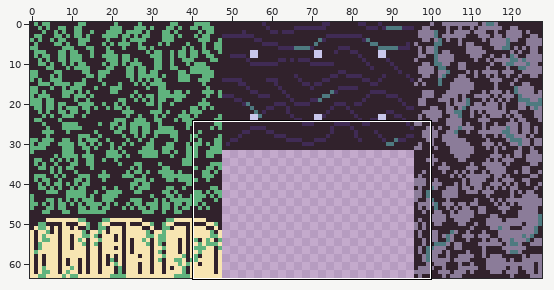
Sprite sheet -- art/ForestTileset-sheet.png. The picture above shows the old version from afar; the outline marks the close-up.
Close-up. Earlier state:
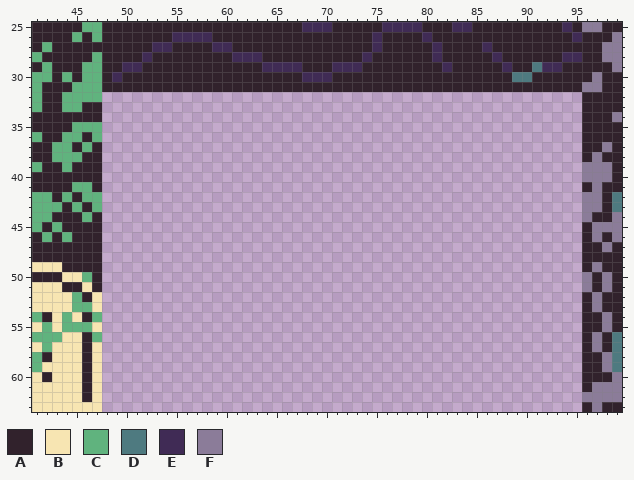
The file is 256x128 pixels, drawn in blocks of 2x2; one block is one cell here. Shown: x 41..99, y 25..63.
Palette (. is transparent): A #31222c  B #f7e5b2  C #60b37e  D #4e7a80  E #402b55  F #8b7c99
Pixels before, first column x 41:
25 AAAAACCAAAAAAAAAAAAAAAAAAAAEEEAAAAAEEEEAAAEEAAAAAAAAAEAFFAA
26 AAAACACAAAAAAAEEEEAAAAAAAAAAAAAAAAEAAAAEAAAAAAAAAAAAAAEAAAF
27 ACAAAAAAAAAAEEAAAAEEAAAAAAAAAAAAAAEAAAAAEAAAAEAAAAAAAAAAAFF
28 CAAAAACAAAAEAAAAAAAAEEEAAAAAAAAAAEAAAAAAEAAAAAEAAAAAAEEAAFF
29 ACAAACCAAEEAAAAAAAAAAAAEEEEAAAEEEAAAAAAAAEAAAAAEAADEEAAAAAF
30 CCACACCAEAAAAAAAAAAAAAAAAAAEEEAAAAAAAAAAAAAAAAAADDAAAAAAFAA
31 CAAACCCAAAAAAAAAAAAAAAAAAAAAAAAAAAAAAAAAAAAAAAAAAAAAAAAFFAA
32 CAACCCC................................................AAAA
33 CAACCAA................................................AAAA
34 AAAAAAA................................................AAAF
35 AAAACCC................................................AAAA
36 CAACCAC................................................AAAA
37 AACCACA................................................AAFA
38 AACCCAA................................................AFAA
39 CAACAAA................................................FFFA
40 AAAAAAA................................................FFFA
41 AAAACCA................................................AFAA
42 CCACACC................................................FFAD
43 CCCACAC................................................FFAD
44 CCAAACA................................................FAAF
45 CACAAAA................................................AFFF
46 ACACAAA................................................AFAF
47 AAAAAAA................................................AAFA
48 AAAAAAA................................................AAAA
49 BBBAAAA................................................AFAA
50 AAABBCA................................................FAFA
51 BBBAABA................................................FAFA
52 BBBBCAB................................................AFAA
53 BBBBCCB................................................AFAA
54 CABCBAC................................................AAFA
55 BCBCCCB................................................AAFA
56 CCCBBAC................................................AFAD
57 BCBBBAB................................................AFAD
58 CABBBAB................................................AAFD
59 CBBBBAB................................................AAFD
60 BABBBAB................................................AAAF
61 BBBBBAB................................................AFFF
62 BBBBBAB................................................FFFF
63 BBBBBBB................................................AFAA
New version:
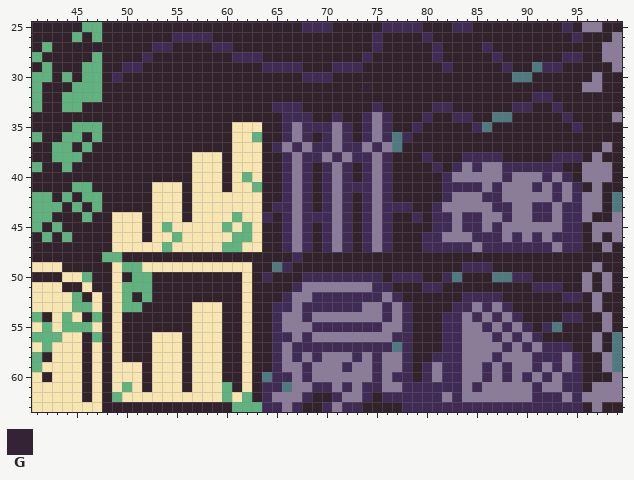
Colours new in this view: G #342335
Changes in this commit:
Changed rows in their new state; - is an unchanged pixel.
first column x 48:
31 --------------------------G---------------------
32 AAAAAAAAAAAAAAAAAAAAAAAAAAAAAAAAAAAAAAAAAAAEEAAA
33 AAAAAAAAAAAAAAAAAEEEAAAAAAAEAAAAAEEAAAAAAEEAAEAA
34 AAAAAAAAAAAAAAAAAAEEEAAEAAEFEAAAEAAEEAADDAAAAAEA
35 AAAAAAAAAAAAABBBAAEFEEEFEAEFEAAEAAAAAEDAAAAAAAAE
36 AAAAAAAAAAAAABBCAAEFEAEFEAEFEDEAAAAAAAAAAAAAAAAA
37 AAAAAAAAAAAAABBBAEFEFEEFEEFEFDAAAAAAAAAAAAAAAAAA
38 AAAAAAAAABBBABBBAAEFEEFEFEEFEAAAEAAAEEEEAAAAAEEE
39 AAAAAAAAABBBABBBAAEFEAEFEAEFEAAAAEAEFEFFEEEEEEAA
40 AAAAAAAAABBBABCBAAEFEAEFEAEFEAAAAAEFFFFFEFFFEFEA
41 AAAAABBBABBBABBCAAEFEAEFEEEFEAAAAAEEEEFEFFFEFEFE
42 AAAAABBBABBBBBBBAAEFEAEFEAEFEAAAAAEFFFEEFFFFFEFE
43 AAAAABBBABBBBBBBAEEFEAEFEAEFEEEAAEFFFFFEEFFEEFEE
44 ABBBABBBABBBBCBBEAEFEEEFEAEFEAAEAEEFEEFFEFFEEFEE
45 ABBBABCBBBBBCBCBAAEFEAEFEAEFEAAAAEEFEEFEFFFFFFEE
46 ABBBABBCBBBBBCCBAAEFEAEFEAEFEAAAEEFFFEEEFEFEFEEE
47 ABBBBBCBBBBBCCBBAAEFEAEFEAEFEAAAEEEEEFEEEEEEEFEE
48 CCAAAAAAAAAAAAAAAAAEAAAAAAAAAAAAAAAAAAAAAAAAAAAA
49 ABCCBBBBBBBBBBBAADEAAAAAAAAAAAAAAAAAEEEAAAAAAAAA
50 ABACCAAAAAAAAABAEAAAEEEEEEEEAEEEAAEDAAADDEEAAAAA
51 ABCCCAAAAAAAAABAAAAEFFFFFFFEEAAAEEAAAAAAAAAEEEAA
52 ABCACAAAAAAAAABAAAEFFEEEEEEEFEAAAAAAEEEEAAAAAAEE
53 ABCCAAAAABBBAABAAEEFEEEEEEFFEFEAAAAEEFEFEAAAAAAA
54 ABAAAAAAABBBAABAAEFFEFFFFFFFEFEAAAEEFEFEFEAAAAEE
55 ABAAAAAAABBBAABAAEFFFEEEEEEEFFEAAAEEFFEFEFEAEDAA
56 ABAAABBBABBBAABAAEEFEFFFFFFFFEEAAAEEFFFEFEFEAAAA
57 ABAAABBBABBBAABAAEFEEEEEEEEEEDEAAAEEFFFFEFEFEEEA
58 ABAAABBBABBBAABAAEFEFEFFFEFEFFEAAEEEFFFEFFFEEEFE
59 ABBBABBBABBBAABAAEFFEFFFEFFEFFEAEFEEFFEFEFFEFEFE
60 ABBBABBBABBBAABADEEFEFFFFFFEFEEAEFEEFFEFEFEFEFEE
61 ABCBABBBABBBCABAEEDFFEEFEFEEFFEEEEEEFEFFFFFEFFEE
62 ACBBBBBBBBBBCBCAEFFFEAAEFFEAEEEEEEFEFFFFFFFEEEFE
63 AAAAAAAAAAAAACCCEEFEAAEFEEAAAAEEEEEEEEEEEEEEEEEE
